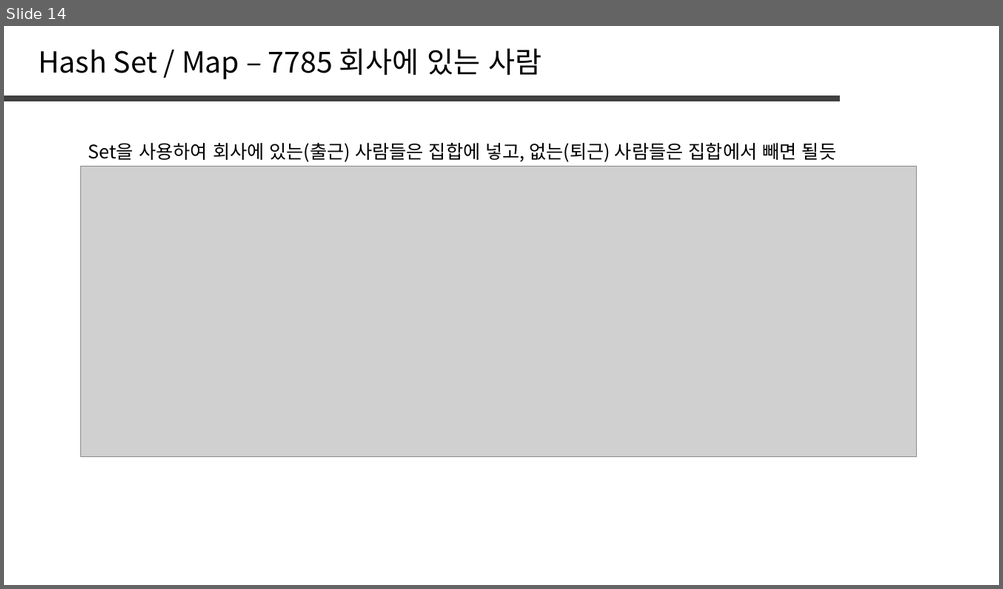
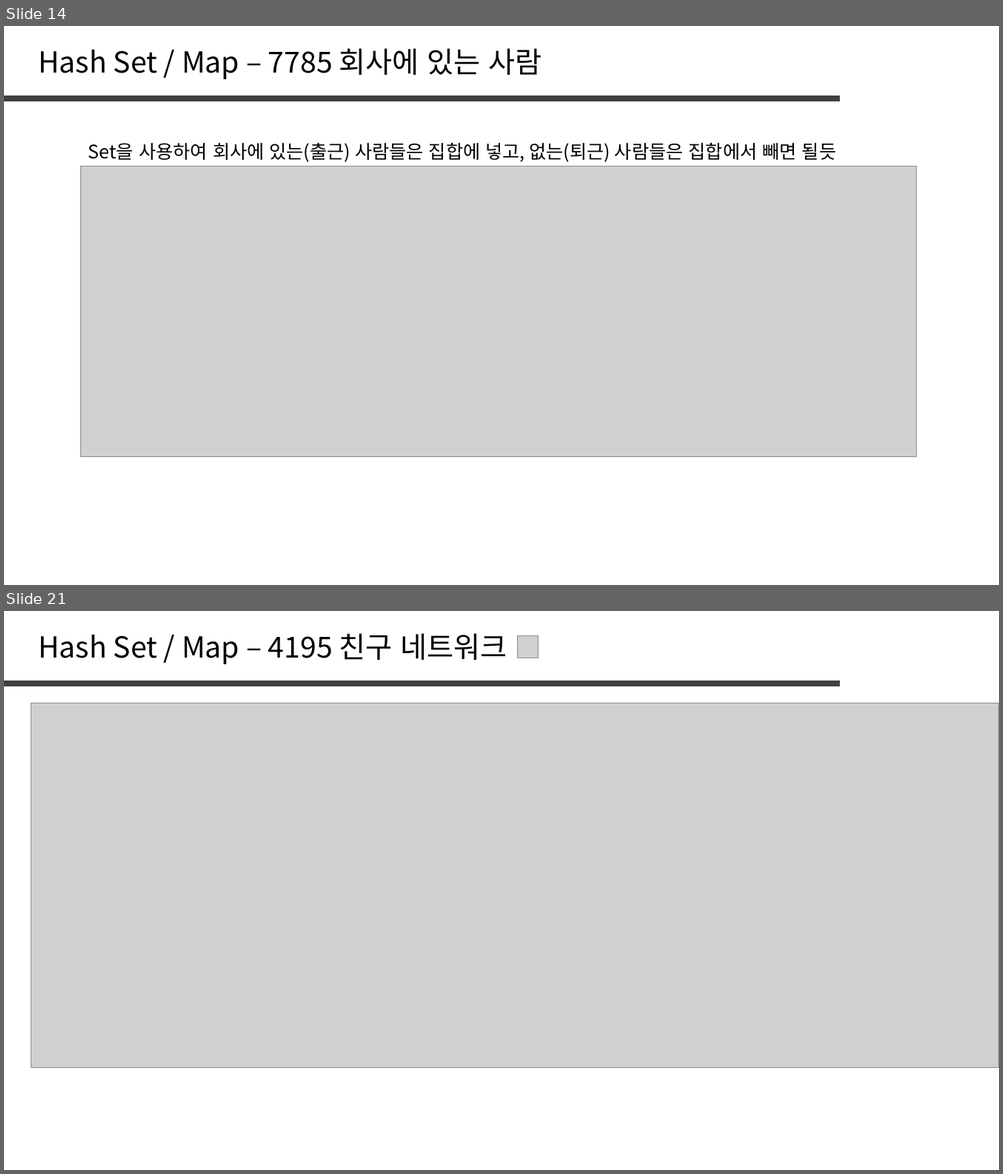
Before and after one commit to jaehoo1/PS-study, a slide deck: study/15_Hash Set, Hash Map.pptx. Shown one above the other, each under a label of ours: slide 14 before the commit, slides 14 and 21 after it; the slides between them are not shown. The pictures are 1003x589 and 1003x1174 pixels, drawn with LibreOffice and Linux fonts; fonts in the diff are those of the drawing; grey boxes stand for pictures. Boxes give left, top, right and bottom in pixels: in the first picture for what was removed or moved away, otherwise in the second. Text is boxed around its words. In the diff, an @@ line names an element or a change of style, - is before the commit and + after.

```diff
--- a/study/15_Hash Set, Hash Map.pptx
+++ b/study/15_Hash Set, Hash Map.pptx
@@ slide 21 added at (4,611,999,1170), background #FFFFFF @@
@@ text added at (38,633,506,664), 28 pt, text #000000 @@
+Hash Set / Map – 4195 친구 네트워크
@@ picture added at (518,635,538,658) @@
@@ line added from (4, 684) to (839, 684), #404040 6 pt @@
@@ picture added at (31,703,999,1068) @@
```
Also in this commit, not shown: 1 slide changed, 9 other slides added.
